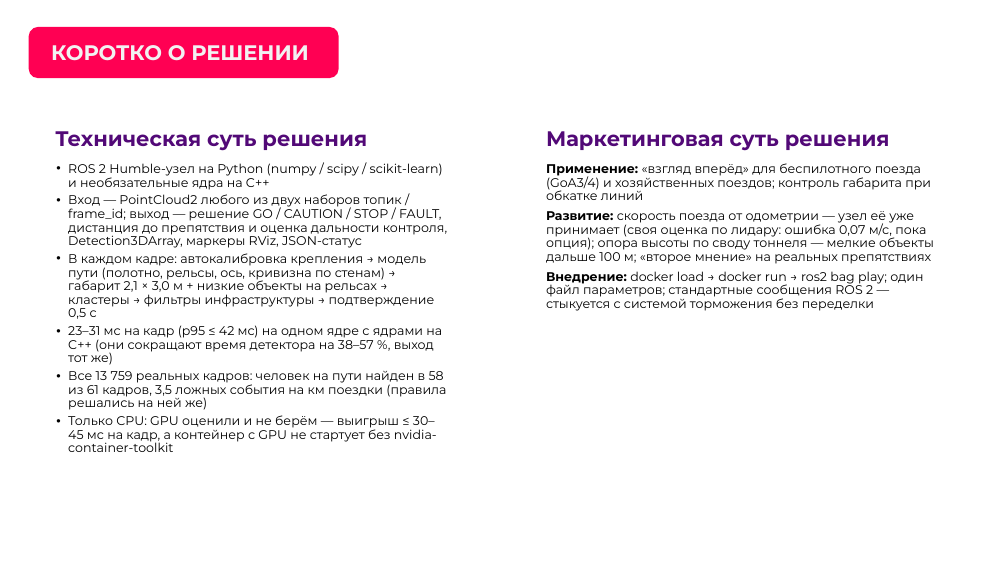
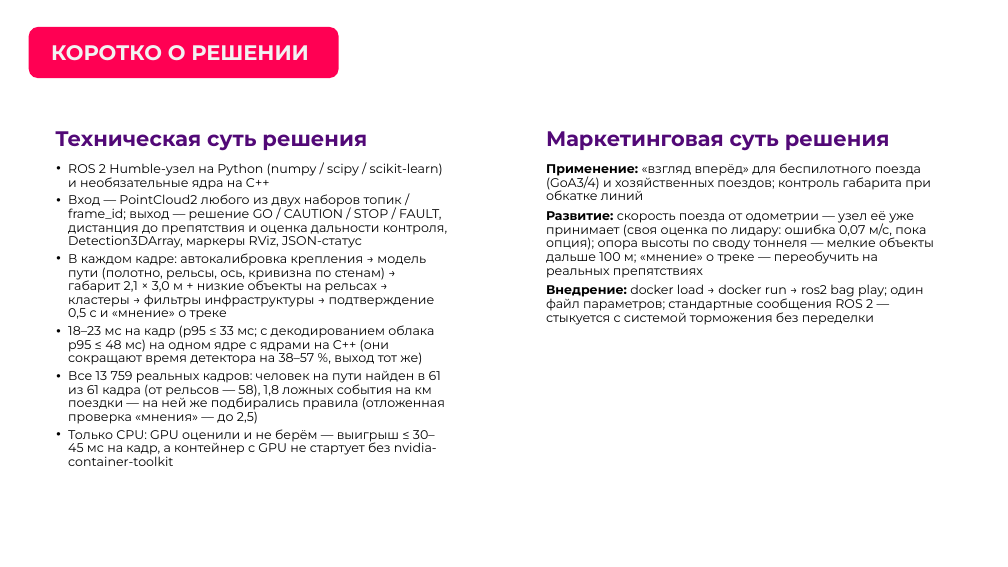
Before and after one commit to pmixay/ReSense, a slide deck: slide 5 of docs/presentation/ReSense_LCT2026.pptx. Drawn at 1008x567 pixels with LibreOffice and Linux fonts; fonts in the diff are those of the drawing; background and template pictures are left out. Boxes give left, top, right and bottom in pixels: in the first picture for what was removed or moved away, otherwise in the second. Text is boxed around its words. In the diff, an @@ line names an element or a change of style, - is before the commit and + after.

```diff
--- a/docs/presentation/ReSense_LCT2026.pptx
+++ b/docs/presentation/ReSense_LCT2026.pptx
@@ text at bbox=[546, 211, 934, 278]: text changed @@
-Развитие: скорость поезда от одометрии — узел её уже принимает (своя оценка по лидару: ошибка 0,07 м/с, пока опция); опора высоты по своду тоннеля — мелкие объекты дальше 100 м; «второе мнение» на реальных препятствиях
+Развитие: скорость поезда от одометрии — узел её уже принимает (своя оценка по лидару: ошибка 0,07 м/с, пока опция); опора высоты по своду тоннеля — мелкие объекты дальше 100 м; «мнение» о треке — переобучить на реальных препятствиях
@@ text at bbox=[68, 253, 445, 424]: text changed @@
-• В каждом кадре: автокалибровка крепления → модель пути (полотно, рельсы, ось, кривизна по стенам) → габарит 2,1 × 3,0 м + низкие объекты на рельсах → кластеры → фильтры инфраструктуры → подтверждение 0,5 с
-• 23–31 мс на кадр (p95 ≤ 42 мс) на одном ядре с ядрами на C++ (они сокращают время детектора на 38–57 %, выход тот же)
-• Все 13 759 реальных кадров: человек на пути найден в 58 из 61 кадров, 3,5 ложных события на км поездки (правила решались на ней же)
+• В каждом кадре: автокалибровка крепления → модель пути (полотно, рельсы, ось, кривизна по стенам) → габарит 2,1 × 3,0 м + низкие объекты на рельсах → кластеры → фильтры инфраструктуры → подтверждение 0,5 с и «мнение» о треке
+• 18–23 мс на кадр (p95 ≤ 33 мс; с декодированием облака p95 ≤ 48 мс) на одном ядре с ядрами на C++ (они сокращают время детектора на 38–57 %, выход тот же)
+• Все 13 759 реальных кадров: человек на пути найден в 61 из 61 кадра (от рельсов — 58), 1,8 ложных события на км поездки — на ней же подбирались правила (отложенная проверка «мнения» — до 2,5)
```
Also in this commit, not shown: 8 other slides changed, 17 other files.
